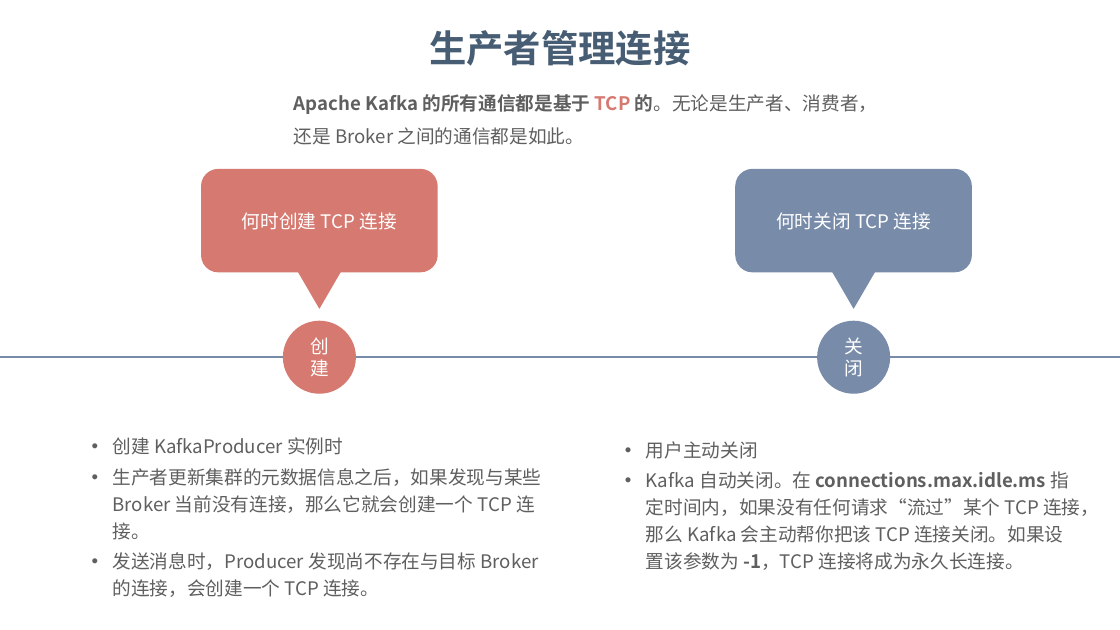
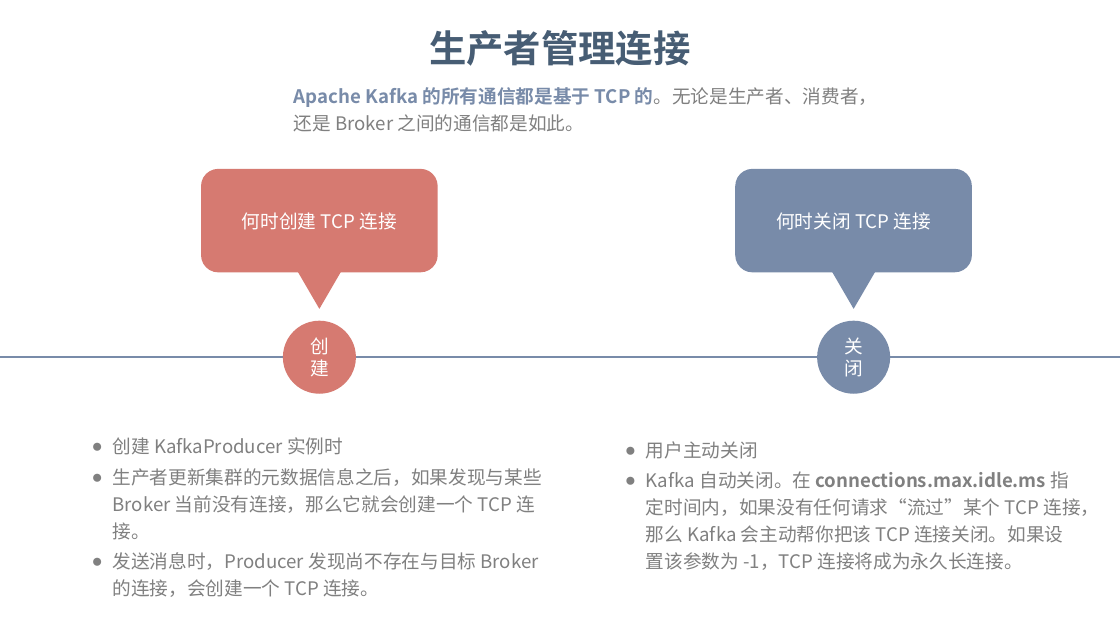
Before and after one commit to dunwu/bigdata-tutorial, a slide deck: slide 13 of assets/kafka/kafka.pptx (slide 12 before the commit). Drawn at 1120x630 pixels with LibreOffice and Linux fonts; fonts in the diff are those of the drawing; background and template pictures are left out. Boxes give left, top, right and bottom in pixels: in the first picture for what was removed or moved away, otherwise in the second. Text is boxed around its words. In the diff, an @@ line names an element or a change of style, - is before the commit and + after.

Commit message:
docs: 更新文档

```diff
--- a/assets/kafka/kafka.pptx
+++ b/assets/kafka/kafka.pptx
@@ text "Apache Kafka 的所有通信都是基于 TCP 的。无论是生产者、消费者，还是 ..." at box(294, 87, 877, 132): text colour #5F5F5F to #788BA9 in "Apache Kafka 的所有通信都是基于 的。无论是生产者、消费者，还是"; text colour #D67A71 to #788BA9 in "TCP"; text colour #5F5F5F to #808080 in "的。无论是生产者、消费者，还是 Broker 之间的通信都是如此。"; line spacing 1.5 to 1.2; more space between paragraphs @@
@@ text "创建 KafkaProducer 实例时" at box(113, 437, 542, 597): text colour #5F5F5F to #808080; bullet • to ● @@
@@ text "用户主动关闭" at box(646, 441, 1099, 570): text colour #5F5F5F to #808080; bold off in "-1，TCP"; bullet • to ● @@
```
Also in this commit, not shown: 19 other slides changed, 2 slides added, 2 slides removed.
